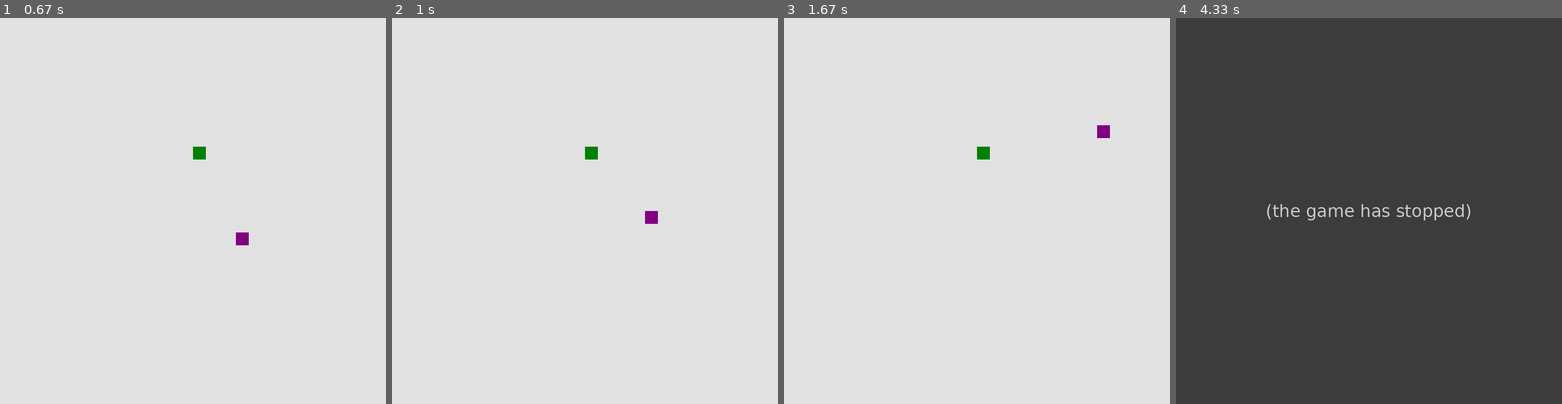
Above: before the commit, frames 1-4 (left to right).
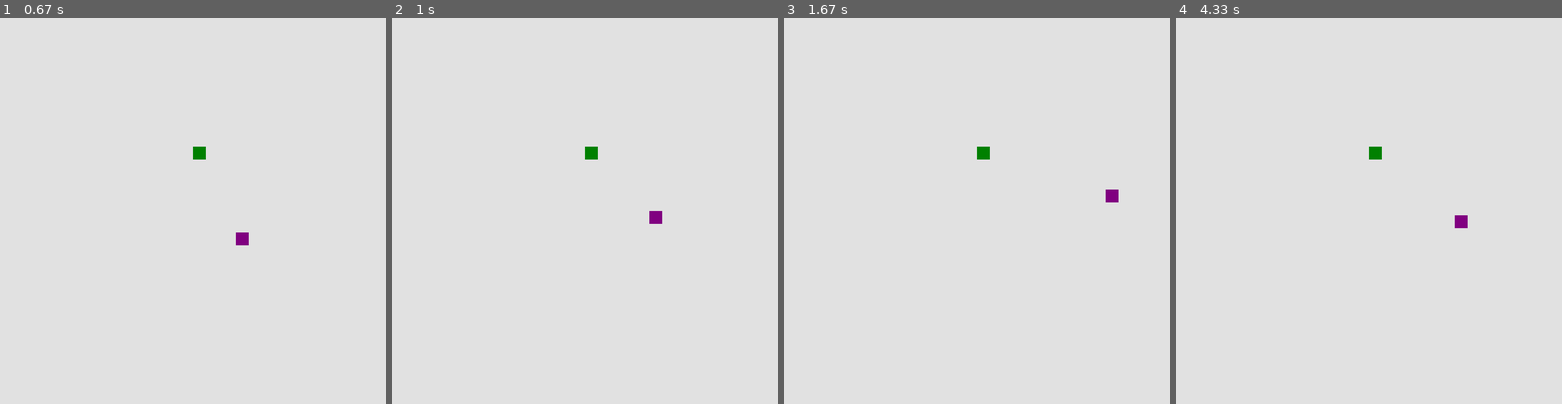
Above: after the commit, the same moments.

Repository: Errox/DickButt
Game: pygame game, started from smash/sumo_smash.py
The game is run twice, just before and just after one commit, with the same random seed, the same clock (stepped at 60 frames per second) and the same inputs.
Inputs:
- Up to frame 1 (0.67 s): hold Right from 0.33 s (still down)
- Up to frame 2 (1 s): release Right at 0.8 s; hold Up from 0.83 s (still down)
- Up to frame 3 (1.67 s): release Up at 1.13 s; hold Right 1.17-1.63 s
- Up to frame 4 (4.33 s): hold Left 1.67-2.2 s; hold Down 2.23-2.53 s; hold Left 2.57-2.97 s; hold Up 3-3.37 s; hold Right 3.4-4.03 s; hold Down from 4.07 s (still down)

Frame 1 is identical in both runs. In frame 2, less than 0.1% of the frame differs, in the area x 65-70%, y 50-54%; in frame 3, 0.2%; in frame 4, 100%, in the area x 0-100%, y 0-100%.
Before the commit the program exited at 4.1 s; later frames show no game.

Commit message:
extra update
ik heb er nu een game over inzitten je kan dus kiezen om nog een keer te spelen.

Diff:
--- a/smash/sumo_smash.py
+++ b/smash/sumo_smash.py
@@ -1,7 +1,7 @@
 import pygame
+import time
 
 pygame.init()
-
 
 #Color coding
 BLACK = (0, 0, 0)
@@ -18,53 +18,88 @@
 pygameScreen = pygame.display.set_mode((WIDTH, HIGHT))
 pygame.display.set_caption('SUMO SMASH')
 
-
-gameExit = False
-
-#objects  player =
-sumo_x = WIDTH/2    # lead_x
-sumo_y = 500
-sumo_x_change = 0
-sumo_y_change = 0
-
+#differnt blocks
+block_size = 10
+block_player = 30
 
 # FPS Clock
 clock= pygame.time.Clock()
 
+# adding text
+font = pygame.font.SysFont(None, 30)
 
-#My main loop
-while not gameExit:
-    for event in pygame.event.get():
-        if event.type == pygame.QUIT:
-            gameExit = True
-        if event.type == pygame.KEYDOWN:
-            if event.key == pygame.K_LEFT:
-                sumo_x_change = -10
-            if event.key == pygame.K_RIGHT:
-                sumo_x_change += 10
-            if event.key == pygame.K_UP:
-                sumo_y_change = -10
-            if event.key == pygame.K_DOWN:
-                sumo_y_change = 10
+def massage_to_screen(msg,color):
+    screen_text = font.render(msg, True, color)
+    pygameScreen.blit(screen_text, [200, HIGHT/2])
 
-        if event.type == pygame.KEYUP:
-            if event.key == pygame.K_LEFT or event.key == pygame.K_RIGHT:
-                sumo_x_change = 0
+def gameLoop():
+    gameExit = False
+    gameOver = False
+
+    #objects  player =
+    sumo_x = WIDTH/2
+    sumo_y = 500
+
+    sumo_x_change = 0
+    sumo_y_change = 0
+
+    while not gameExit:
+
+        while gameOver == True:
+            pygameScreen.fill(WHITE)
+            massage_to_screen("lol you lost, press c to play again press q to quit", BLUE)
+            pygame.display.update()
+
+            for event in pygame.event.get():
+                if event.type == pygame.KEYDOWN:
+                    if event.key == pygame.K_q:
+                        gameExit = True
+                        gameOver = False
+                    if event.key == pygame.K_c:
+                        gameLoop()
 
 
-        # dit moet gebeuren met Y want als je ervan af valt is het game over
-        if sumo_x > 900 or sumo_x < 0:
-            gameExit = True
-        if sumo_y > 900 or sumo_y < 0:
-            gameExit = True
+        for event in pygame.event.get():
+            if event.type == pygame.QUIT:
+                gameExit = True
+            if event.type == pygame.KEYDOWN:
+                if event.key == pygame.K_LEFT:
+                    sumo_x_change = -block_size
+                    sumo_y_change = 0
+                if event.key == pygame.K_RIGHT:
+                    sumo_x_change = block_size
+                    sumo_y_change = 0
+                if event.key == pygame.K_UP:
+                    sumo_y_change = -block_size
+                    sumo_x_change = 0
+                if event.key == pygame.K_DOWN:
+                    sumo_y_change = block_size
+                    sumo_x_change = 0
+
+            #if event.type == pygame.KEYUP:
+                #if event.key == pygame.K_LEFT or event.key == pygame.K_RIGHT:
+                    #sumo_x_change = 0
+
+
+            # dit moet gebeuren met Y want als je ervan af valt is het game over
+            if sumo_x >= WIDTH or sumo_x <= 0 or sumo_y >= HIGHT or sumo_y <= 0:
+                gameOver = True
 
 
 
-    sumo_x += sumo_x_change
-    sumo_y += sumo_y_change
-    pygameScreen.fill(WHITE)
-    pygame.draw.rect(pygameScreen, PURPLE,[sumo_x, sumo_y, 30, 30])
-    pygame.draw.rect(pygameScreen, GREEN,[WIDTH/2, 300, 30, 30])
+        sumo_x += sumo_x_change
+        sumo_y += sumo_y_change
+        pygameScreen.fill(WHITE)
+        pygame.draw.rect(pygameScreen, PURPLE,[sumo_x, sumo_y, 30, 30])
+        pygame.draw.rect(pygameScreen, GREEN,[WIDTH/2, 300, 30, 30])
+        pygame.display.update()
+
+        clock.tick(30)
+
+    """massage_to_screen("you lost ... soooo byyeeee", RED)
     pygame.display.update()
+    time.sleep(1)"""
+    pygame.quit()
+    quit()
 
-    clock.tick(30)
+gameLoop()
